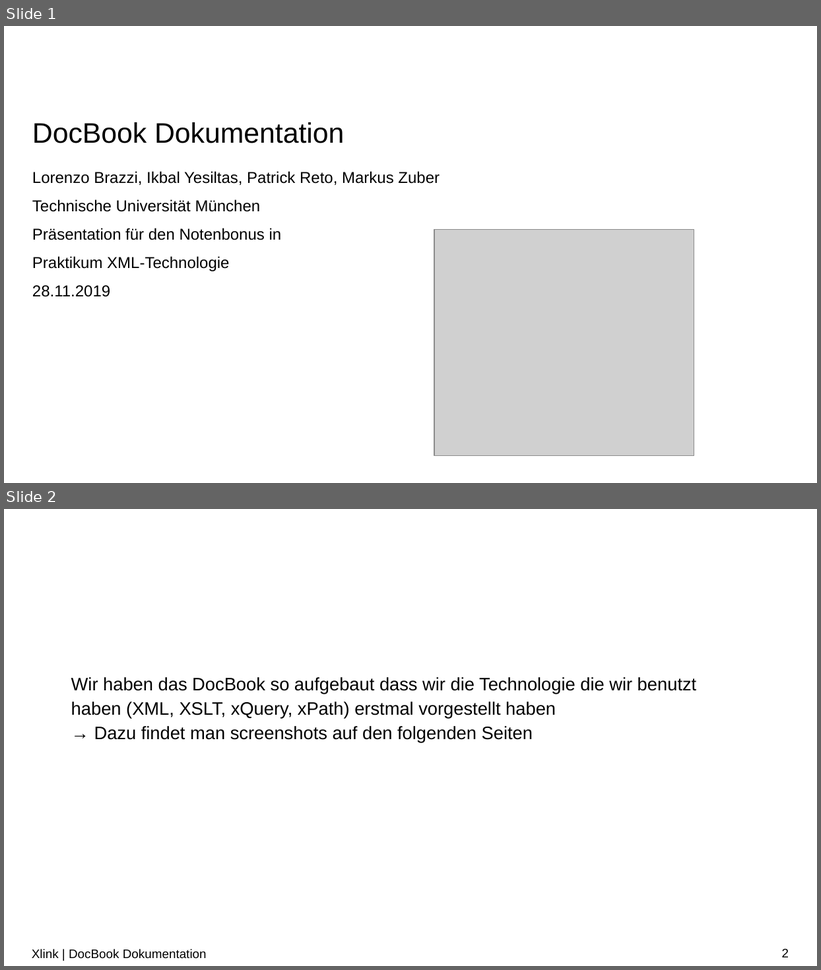
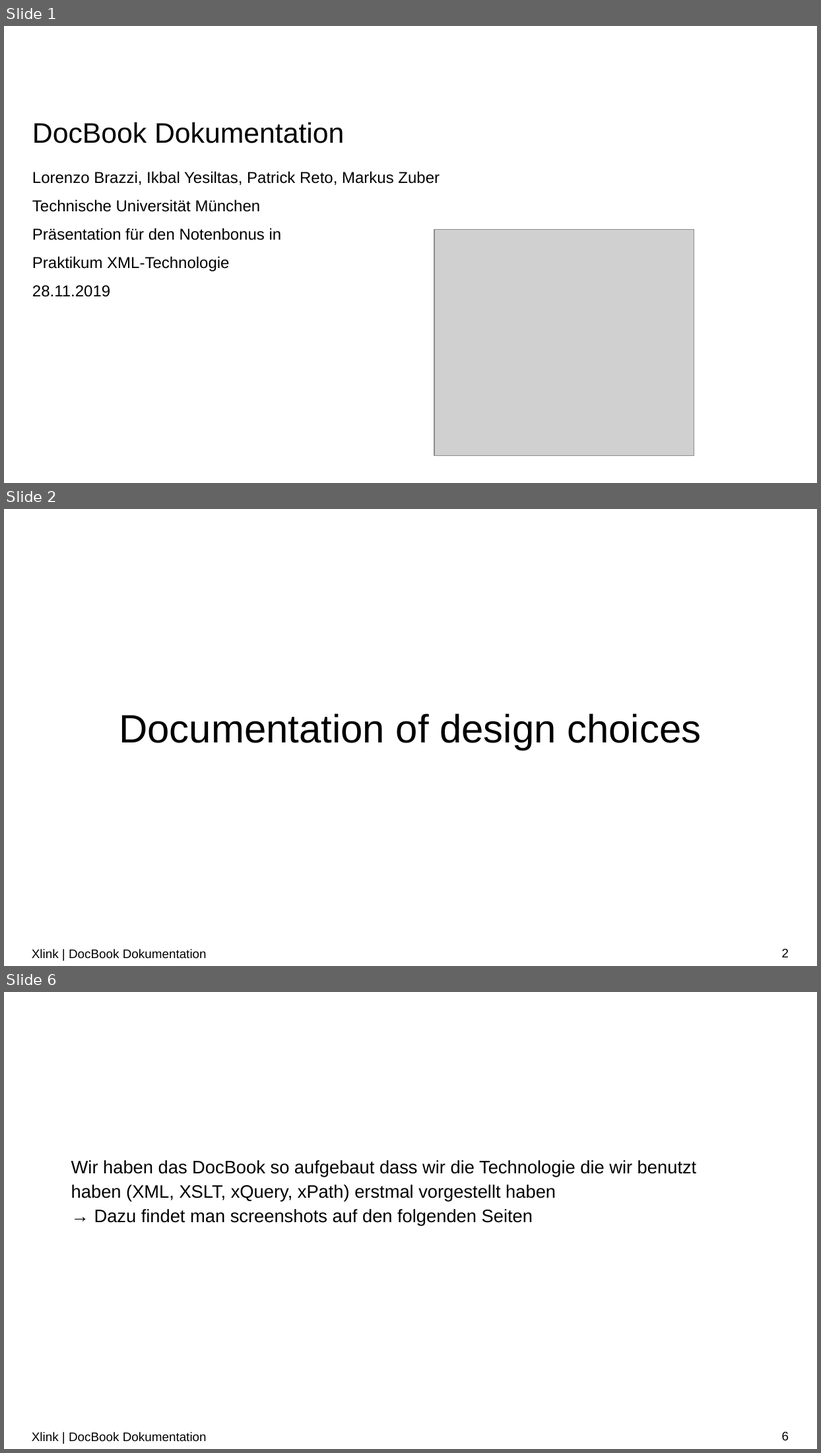
Before and after one commit to LorenzoBrazzi-zz/XML_Praktikum, a slide deck: Präsentationen/PP_notenbonus.pptx. Shown one above the other, each under a label of ours: slides 1 and 2 before the commit, slides 1, 2 and 6 after it; the slides between them are not shown. The pictures are 821x970 and 821x1453 pixels, drawn with LibreOffice and Linux fonts; fonts in the diff are those of the drawing; grey boxes stand for pictures; background and template pictures are left out. Boxes give left, top, right and bottom in pixels: in the first picture for what was removed or moved away, otherwise in the second. Text is boxed around its words. In the diff, an @@ line names an element or a change of style, - is before the commit and + after.

```diff
--- a/Präsentationen/PP_notenbonus.pptx
+++ b/Präsentationen/PP_notenbonus.pptx
@@ slide 2 added at [4, 509, 817, 966], background #FFFFFF @@
@@ title added at [119, 714, 701, 751], 35 pt, text #000000 @@
+Documentation of design choices
@@ text added at [32, 949, 207, 959], 11 pt, text #000000 @@
+Xlink | DocBook Dokumentation
@@ page number added at [782, 949, 789, 958], 11 pt, text #000000 @@
+2
@@ what was slide 2 is now slide 6 @@
@@ page number at [782, 1432, 789, 1441]: text changed @@
-2
+6
```
Also in this commit, not shown: 3 other slides added, 2 other files.
